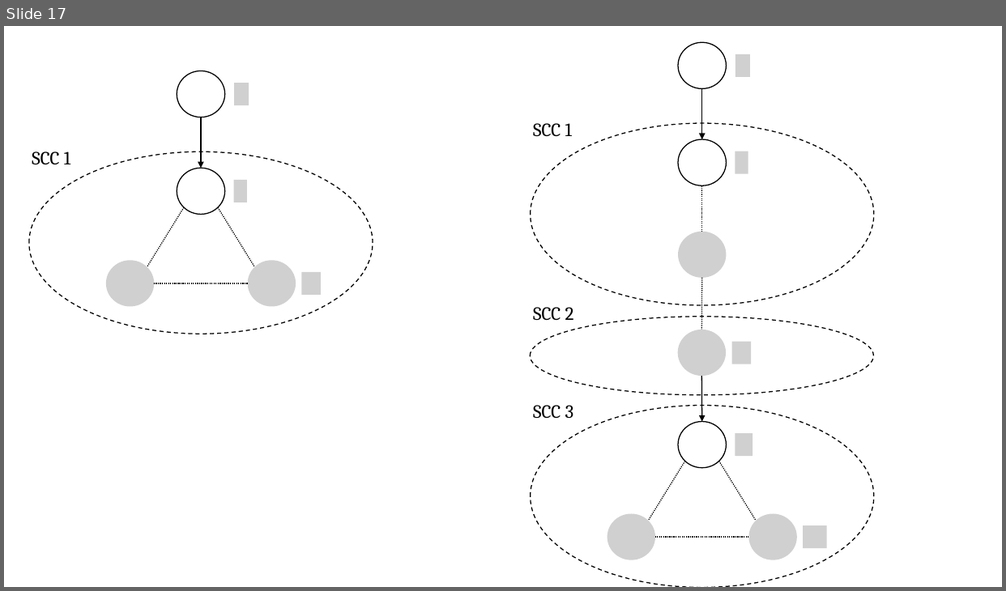
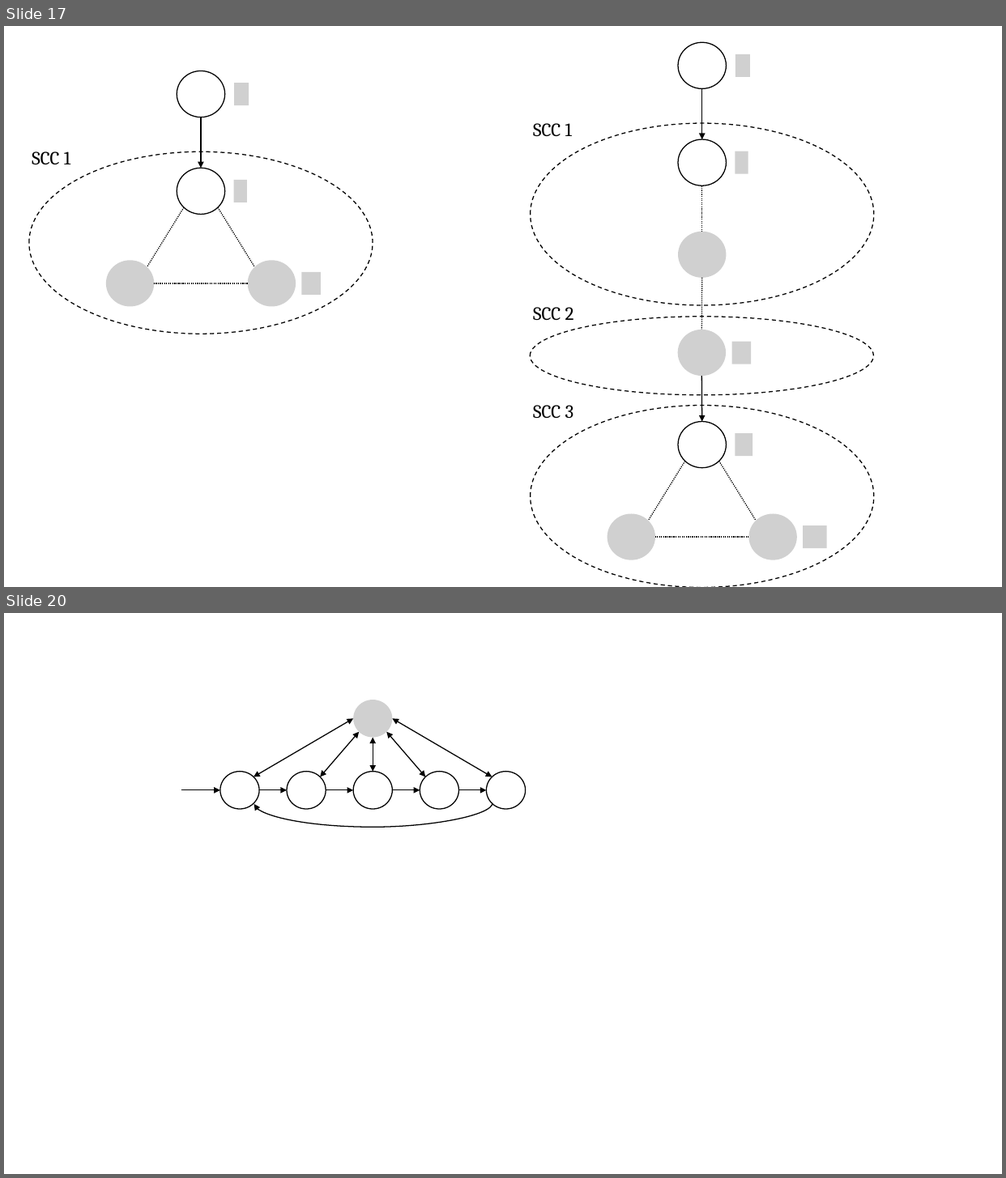
Before and after one commit to t-yokoga/svv2024, a slide deck: img/プレゼンテーション1 [自動保存済み].pptx. Shown one above the other, each under a label of ours: slide 17 before the commit, slides 17 and 20 after it; the slides between them are not shown. The pictures are 1006x591 and 1006x1178 pixels, drawn with LibreOffice and Linux fonts; fonts in the diff are those of the drawing; grey boxes stand for pictures. Boxes give left, top, right and bottom in pixels: in the first picture for what was removed or moved away, otherwise in the second. Text is boxed around its words. In the diff, an @@ line names an element or a change of style, - is before the commit and + after.

```diff
--- a/img/プレゼンテーション1 [自動保存済み].pptx
+++ b/img/プレゼンテーション1 [自動保存済み].pptx
@@ slide 20 added at [4, 613, 1002, 1174], background #FFFFFF @@
@@ picture added at [354, 700, 393, 737] @@
@@ double arrow added from (253, 777) to (354, 718), #000000 1 pt @@
@@ double arrow added from (320, 777) to (359, 732), #000000 1 pt @@
@@ double arrow added from (425, 777) to (386, 732), #000000 1 pt @@
@@ double arrow added from (492, 777) to (393, 718), #000000 1 pt @@
@@ double arrow added from (373, 772) to (373, 737), #000000 1 pt @@
@@ ellipse added at [220, 772, 259, 809], fill #FFFFFF, outline #000000 1 pt @@
@@ ellipse added at [287, 772, 326, 809], fill #FFFFFF, outline #000000 1 pt @@
@@ ellipse added at [354, 772, 393, 809], fill #FFFFFF, outline #000000 1 pt @@
@@ ellipse added at [420, 772, 459, 809], fill #FFFFFF, outline #000000 1 pt @@
@@ ellipse added at [486, 772, 525, 809], fill #FFFFFF, outline #000000 1 pt @@
@@ arrow added from (182, 790) to (220, 790), #000000 1 pt @@
@@ curved arrow added from (493, 803) to (254, 804), #000000 1 pt @@
@@ arrow added from (259, 790) to (287, 790), #000000 1 pt @@
@@ arrow added from (326, 790) to (354, 790), #000000 1 pt @@
@@ arrow added from (393, 790) to (420, 790), #000000 1 pt @@
@@ arrow added from (459, 790) to (486, 790), #000000 1 pt @@
```
Also in this commit, not shown: 2 other slides added, 33 other files.
